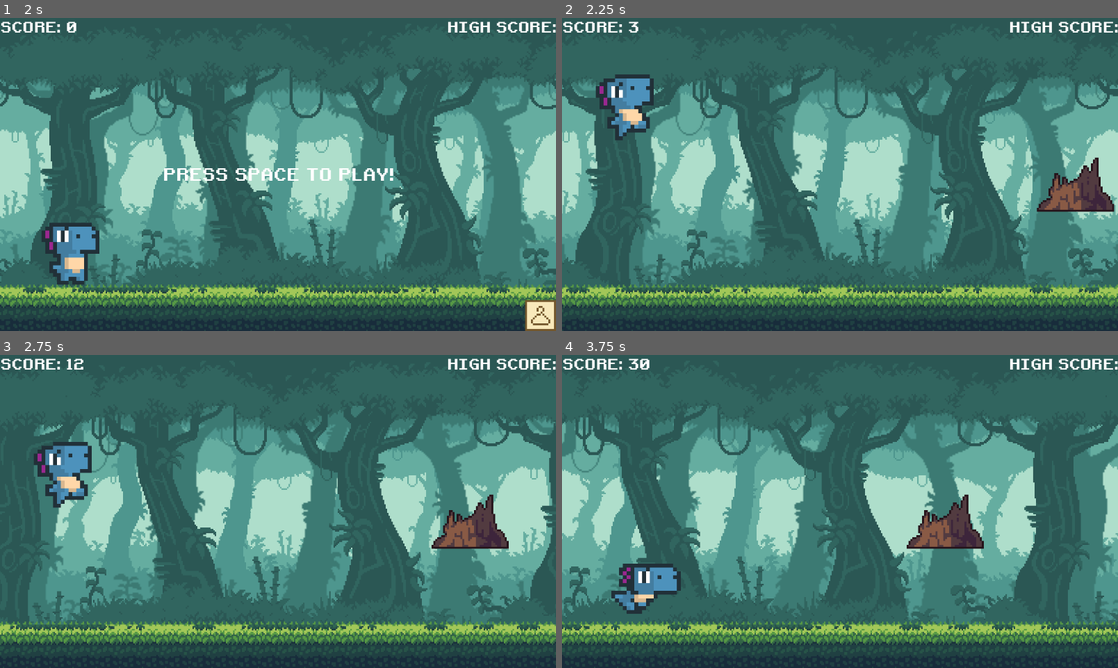
Above: before the commit, frames 1-4 (two rows, left to right).
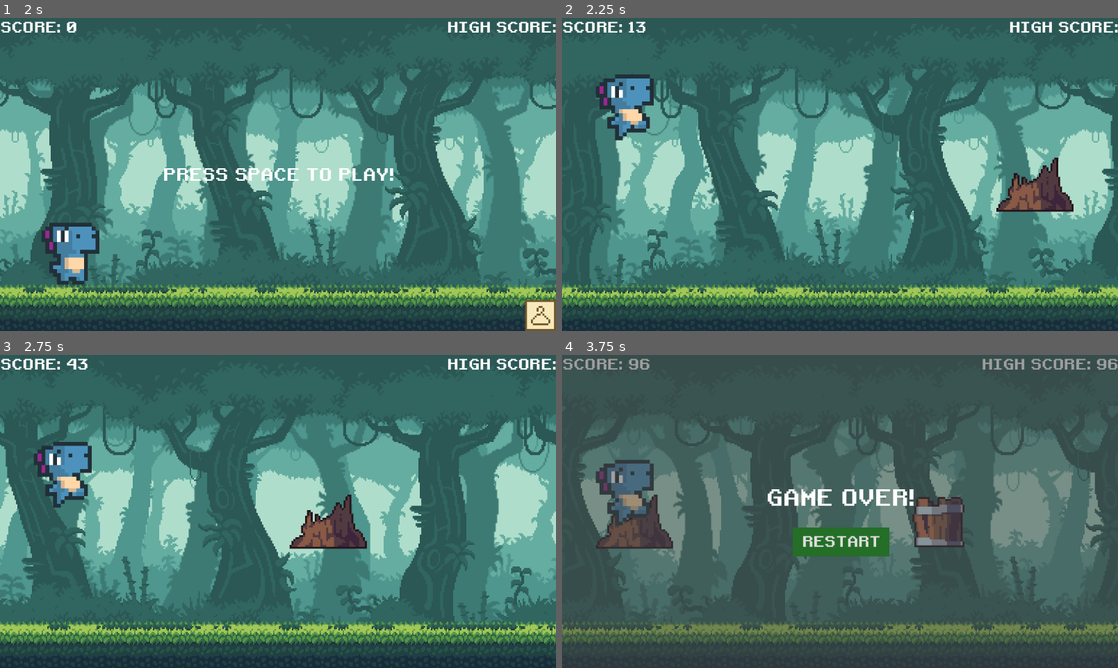
Above: after the commit, the same moments.

Repository: stephkmn/dino-runner
Game: Godot game, scene res://scenes/main.tscn
Two runs of this game, one before a commit and one after it. Both use one fixed random seed, a clock stepped at 60 frames per second and the inputs below.
Inputs (mouse positions are in pixels of both pictures, inside the frame that each line leads up to):
- Up to frame 1 (2 s): click (539, 315) at 0.5 s; click "X" at 1.25 s
- Up to frame 2 (2.25 s): tap Space at 2 s; move the mouse to (962, 158) at 2.02 s; hold Up (ui_up) from 2.03 s (still down); click (962, 158) at 2.17 s
- Up to frame 3 (2.75 s): keep holding Up (ui_up); tap Enter (ui_accept) at 2.27 s
- Up to frame 4 (3.75 s): move the mouse to (728, 527) at 2.77 s; tap Enter (ui_accept) at 3.02 s; move the mouse to (895, 442) at 3.52 s; release Up (ui_up) at 3.53 s; hold Down (ui_down) from 3.53 s (still down)

Frame 1 is identical in both runs. In frame 2, 45% of the frame differs, in the area x 0-100%, y 1-93%; in frame 3, 41%; in frame 4, 56%, in the area x 0-100%, y 1-100%.

Commit message:
Increase start and max speed constants
Changed the start and max speeds to match that of the tutorial. The initial start and max speeds worked well on my computer when I was making this (had to make it different from the values in the tutorial) but it seems to have "slowed down" for some reason.

Diff:
--- a/scripts/main.gd
+++ b/scripts/main.gd
@@ -17,8 +17,8 @@
 const GAME_COLLISION_LAYER = 1
 const WARDROBE_COLLISION_LAYER = 2
 
-const START_SPEED : float = 3.0
-const MAX_SPEED = 8.0
+const START_SPEED : float = 10.0
+const MAX_SPEED = 25.0
 const SCORE_MODIFIER = 10
 const SPEED_MODIFIER = 5000
 const MAX_DIFFICULTY: int = 3
